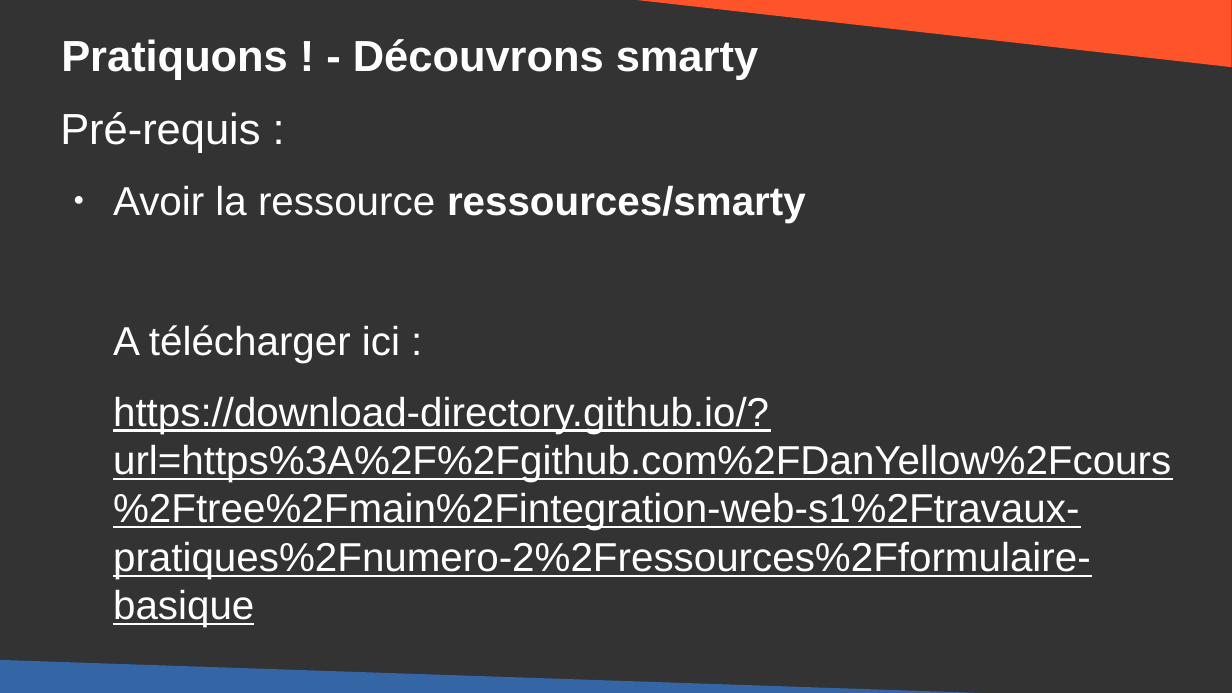
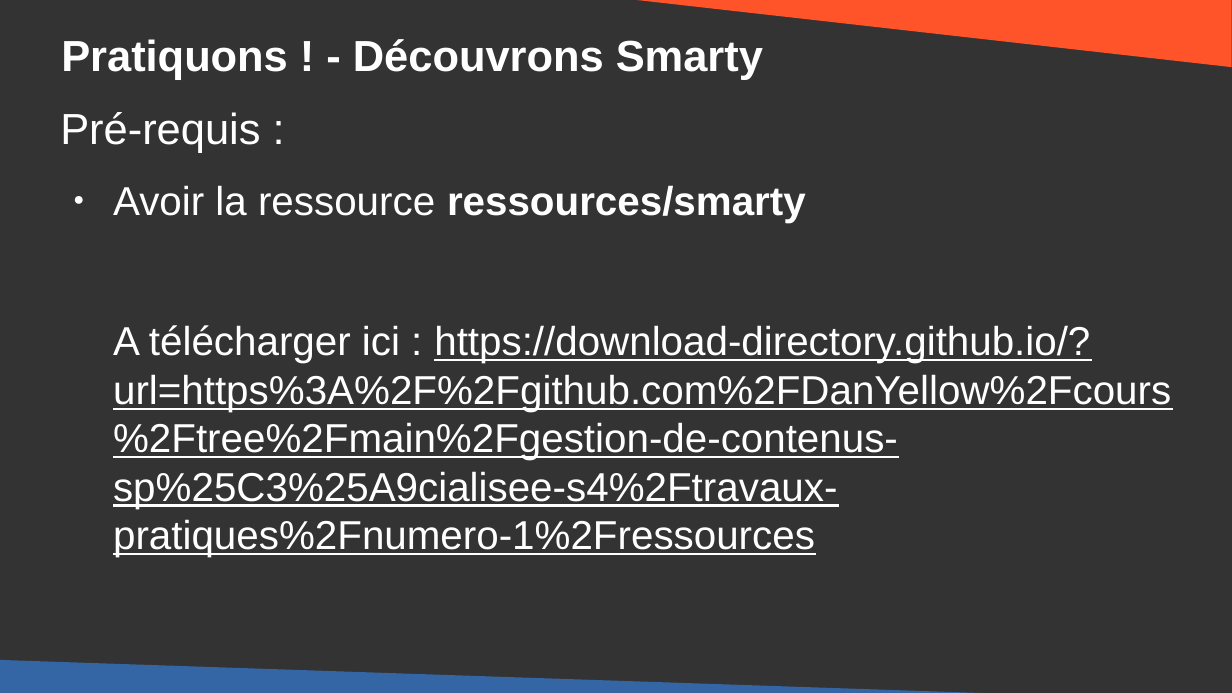
Before and after one commit to DanYellow/cours, a slide deck: slide 15 of gestion-de-contenus-spécialisee-s4/travaux-pratiques/numero-1/presentation.odp (slide 13 before the commit). Drawn at 1232x693 pixels with LibreOffice and Linux fonts; fonts in the diff are those of the drawing. Boxes give left, top, right and bottom in pixels: in the first picture for what was removed or moved away, otherwise in the second. Text is boxed around its words. In the diff, an @@ line names an element or a change of style, - is before the commit and + after.

```diff
--- a/gestion-de-contenus-spécialisee-s4/travaux-pratiques/numero-1/presentation.odp
+++ b/gestion-de-contenus-spécialisee-s4/travaux-pratiques/numero-1/presentation.odp
@@ title at (61,39,763,80): text changed @@
-Pratiquons ! - Découvrons smarty
+Pratiquons ! - Découvrons Smarty
@@ text at (113,325,1171,557): text changed @@
-A télécharger ici :
-https://download-directory.github.io/?url=https%3A%2F%2Fgithub.com%2FDanYellow%2Fcours%2Ftree%2Fmain%2Fintegration-web-s1%2Ftravaux-pratiques%2Fnumero-2%2Fressources%2Fformulaire-basique
+A télécharger ici : https://download-directory.github.io/?url=https%3A%2F%2Fgithub.com%2FDanYellow%2Fcours%2Ftree%2Fmain%2Fgestion-de-contenus-sp%25C3%25A9cialisee-s4%2Ftravaux-pratiques%2Fnumero-1%2Fressources
```
Also in this commit, not shown: 5 other slides changed, 6 slides added, 1 slide removed, 7 other files.
